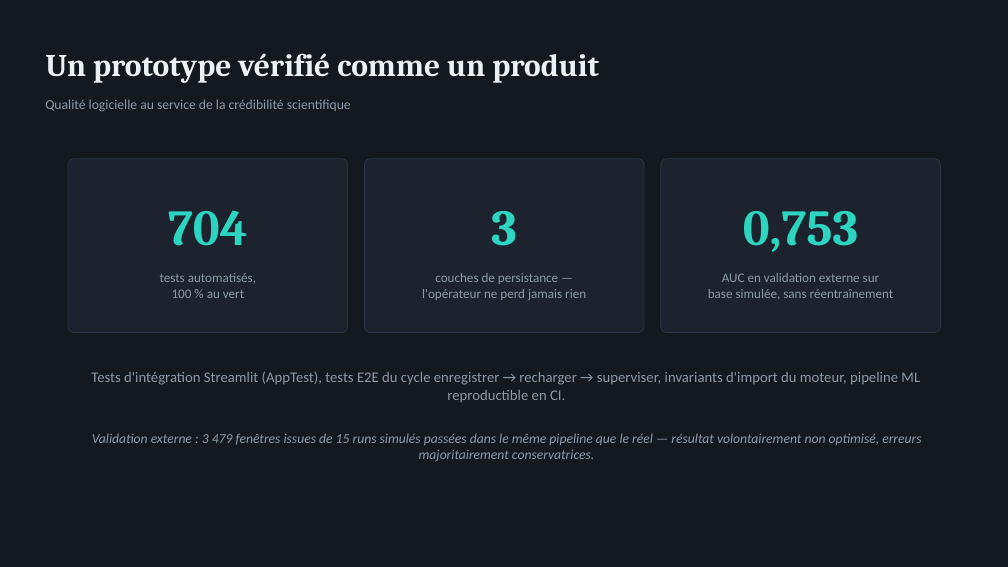
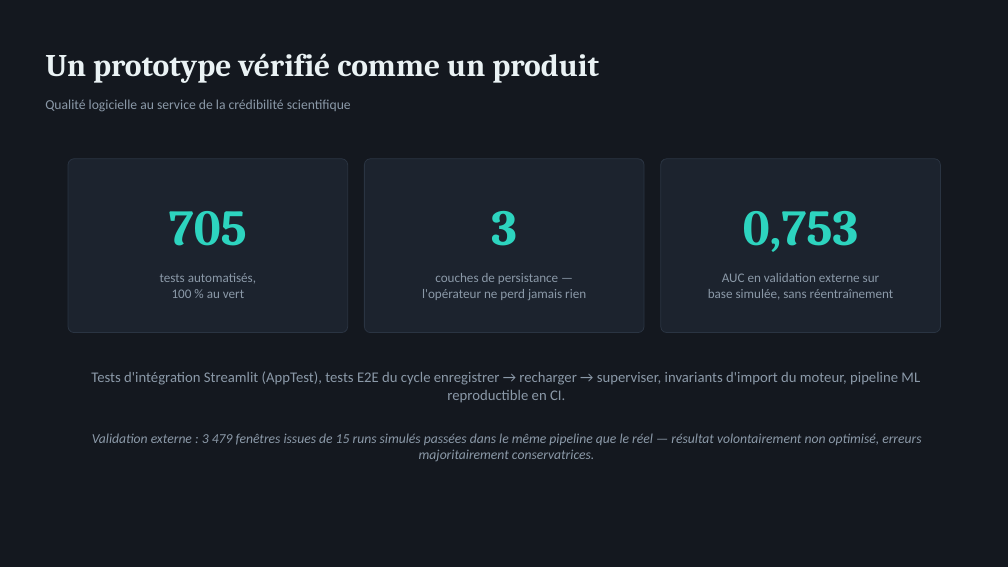
Before and after one commit to wilfried-mbeumi/rondol-process-supervision-demo, a slide deck: slide 13 of reports/soutenance/MBEUMI_Wilfried_SOUTENANCE.pptx. Drawn at 1008x567 pixels with LibreOffice and Linux fonts; fonts in the diff are those of the drawing. Boxes give left, top, right and bottom in pixels: in the first picture for what was removed or moved away, otherwise in the second. Text is boxed around its words. In the diff, an @@ line names an element or a change of style, - is before the commit and + after.

```diff
--- a/reports/soutenance/MBEUMI_Wilfried_SOUTENANCE.pptx
+++ b/reports/soutenance/MBEUMI_Wilfried_SOUTENANCE.pptx
@@ text at bbox=[169, 211, 247, 246]: text changed @@
-704
+705
```
Also in this commit, not shown: 1 other slide changed, 5 other files.
